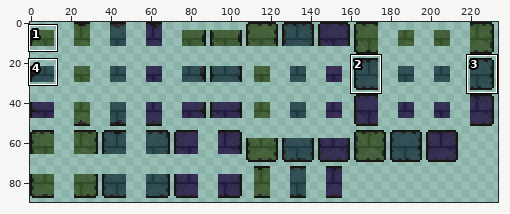
A sprite sheet gets an edit: Content/Tiles/Walls/ProtolithBrickWall.png. Above, an overview of the earlier version with the close-up marked.
Close-up. Before the commit:
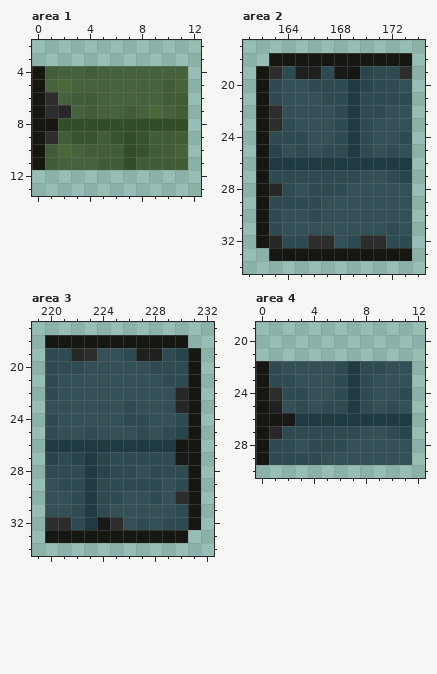
The file is 468x180 pixels, drawn in blocks of 2x2; one block is one cell here. Colours within 5 levels of each other are drawn and written as one. Shown: area 1: x 0..12, y 2..13; area 2: x 161..174, y 17..34; area 3: x 219..232, y 17..34; area 4: x 0..12, y 19..30. The commit also changed other parts of the picture, which this record leaves out.
New version:
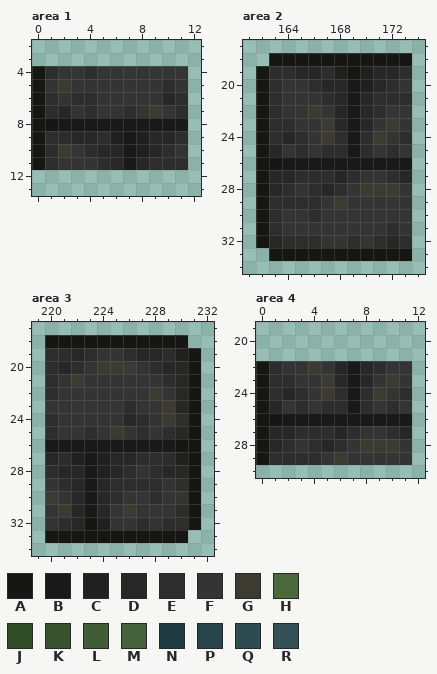
Palette (. is transparent): A #161612  B #191919  C #202020  D #272727  E #2d2d2d  F #343434  G #3b3b32  H #4b683b  J #314e28  K #36532e  L #405d38  M #46623d  N #1f3b42  P #27454a  Q #2e4b52  R #345057
The edit:
--- area 1
@@ x 0..12 @@
  3 .............
- 4 ALMMLMMMMMMM.
- 5 AMHMMMMMMMLM.
- 6 AEMLLMMMMMLL.
- 7 AEDMLMMLMHML.
- 8 AAJJJJJJJJJJ.
- 9 AELKKLKJKLLL.
-10 ALHMLLLJKLLM.
-11 ALMMMLLJLLLL.
+ 4 AEFFEFFFFFFF.
+ 5 AFGFFFFFFFEF.
+ 6 AEFEEFFFFFDE.
+ 7 AEDFEFFEFGFE.
+ 8 AABBBBBBBBBB.
+ 9 AEEDDECBCDDE.
+10 AEGFEDDBCDEF.
+11 AEFFFEDBDEEE.
 12 .............
--- area 2
@@ x 161..174 @@
 18 ..AAAAAAAAAAA.
-19 .AEQCCQBAPQQE.
-20 .AQRRQQQNPQQR.
-21 .AQRRRQQNQQQQ.
-22 .AERRRRQNQQRR.
-23 .AEQRRRQNQRRR.
-24 .AQQQRRQNQRRQ.
-25 .APRQRQQNQRQR.
-26 .ANNNNNNNNNNN.
-27 .AQQQQQQQRRQP.
-28 .ADQRQQQRRRRR.
-29 .AQQQQRRRRRRR.
-30 .AQRRQRRRRRRR.
-31 .AQRRRRRRRRQR.
-32 .ADQQEERQEEQQ.
+19 .AEEDDECACDDE.
+20 .AEFFEDDBCDEF.
+21 .AEFFFEDBDEEE.
+22 .AEFFGFDBDEFF.
+23 .AEEFFGDBDFGF.
+24 .AEDEFGEBEGFE.
+25 .ADFEFEEBEFEF.
+26 .AABBBBBBBBBB.
+27 .ADDEEEDEFFED.
+28 .ADEFEDEFGGGF.
+29 .AEEEEFGFFFFF.
+30 .AEFFEFFFFFFF.
+31 .AEFFFFFFFFEF.
+32 .ADEEEFFEFEDE.
 33 ..AAAAAAAAAAA.
--- area 3
@@ x 219..232 @@
 18 .AAAAAAAAAAA..
-19 .QQDERRQCCQPA.
-20 .QQQRRRRRQQQA.
-21 .QRRRRRRRRQQA.
-22 .QRRRRRRRRRDA.
-23 .RRRRRRQRRRDA.
-24 .QRRRRRQQRRQA.
-25 .QRRQRRRQRQPA.
-26 .NNNNNNNNNNAA.
-27 .PQPNPQQQQQBA.
-28 .QQQNPQQRQQQA.
-29 .RQQNQQQQQRQA.
-30 .RRQNQQRRQREA.
-31 .RRQNQRRRRRQA.
-32 .EEQNBERQRQQA.
+19 .EEDEFFEDDECA.
+20 .EDEFGGGFEDDA.
+21 .EFGFFFFFFEDA.
+22 .EFFFFFFFGFDA.
+23 .FFFFFFEFFGDA.
+24 .EFFFFFDEFGEA.
+25 .EFFEFGFEFEDA.
+26 .BBBBBBBBBBAA.
+27 .DECBCDDEEECA.
+28 .EDDBCDEFEDDA.
+29 .FEDBDEEEEFEA.
+30 .GFDBDEFFEFFA.
+31 .FGDBDFGFFFEA.
+32 .FEDACFFEFEEA.
 33 .AAAAAAAAAAA..
--- area 4
@@ x 0..12 @@
 21 .............
-22 AQRRRRQNQQRR.
-23 AQQRRRQNQRRR.
-24 AEQQRRQNQRRQ.
-25 ACRQRQQNQRQR.
-26 AABNNNNNNNNN.
-27 ADQQQQQQRRQP.
-28 AQQRQQQRRRRR.
-29 AQQQQRRRRRRR.
+22 AEFFGFDBDEFF.
+23 AEEFFGDBDFGF.
+24 AEDEFGEBEGFE.
+25 ADFEFEEBEFEF.
+26 AABBBBBBBBBB.
+27 ADDEEEDEFFED.
+28 ADEFEDEFGGGF.
+29 AEEEEFGFFFFF.
 30 .............
